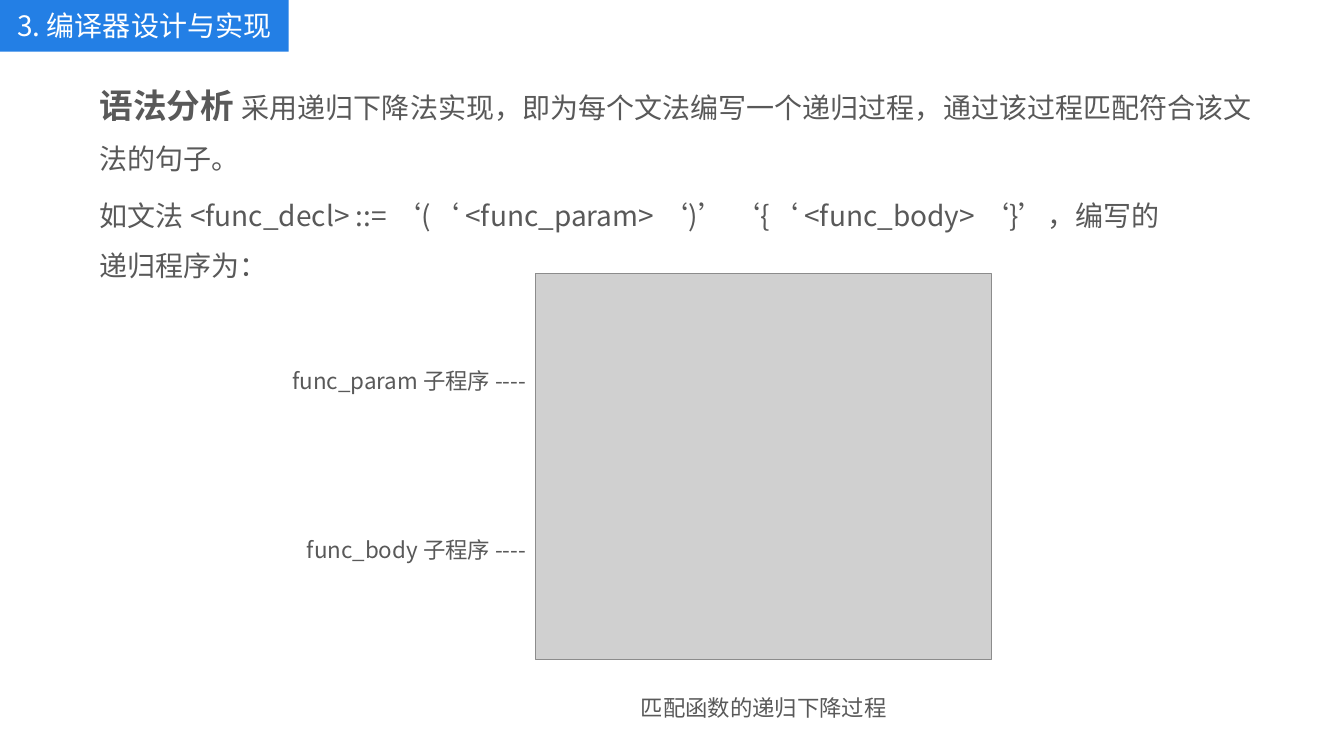
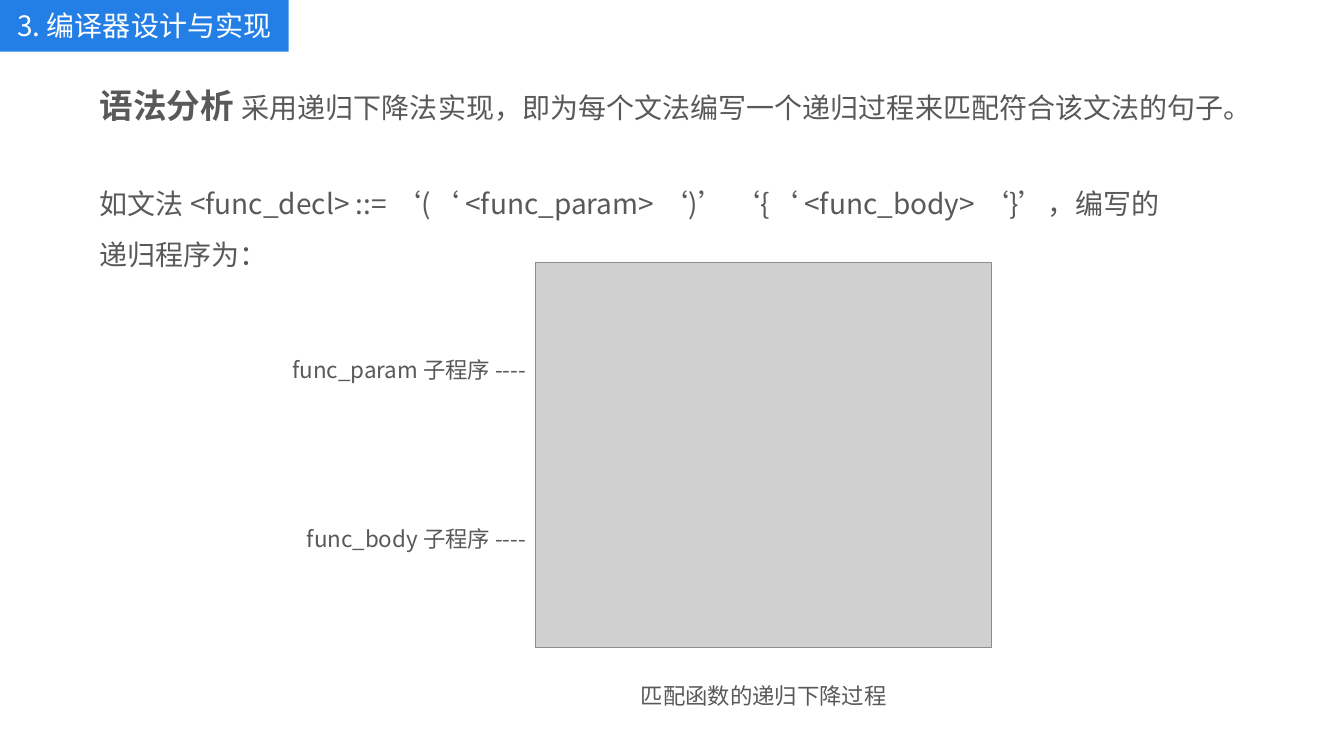
Before and after one commit to kkli28/cc, a slide deck: slide 16 of 论文相关/答辩ppt.pptx. Drawn at 1344x756 pixels with LibreOffice and Linux fonts; fonts in the diff are those of the drawing; grey boxes stand for pictures. Boxes give left, top, right and bottom in pixels: in the first picture for what was removed or moved away, otherwise in the second. Text is boxed around its words. In the diff, an @@ line names an element or a change of style, - is before the commit and + after.

```diff
--- a/论文相关/答辩ppt.pptx
+++ b/论文相关/答辩ppt.pptx
@@ text at (x1=100, y1=89, x2=1252, y2=121): text changed @@
-语法分析 采用递归下降法实现，即为每个文法编写一个递归过程，通过该过程匹配符合该文法的句子。
+语法分析 采用递归下降法实现，即为每个文法编写一个递归过程来匹配符合该文法的句子。
@@ 4 texts, 1 picture moved together from (x1=100, y1=202, x2=1159, y2=718) to (x1=100, y1=190, x2=1159, y2=706) @@
```
Also in this commit, not shown: 10 other slides changed, 3 other files.
